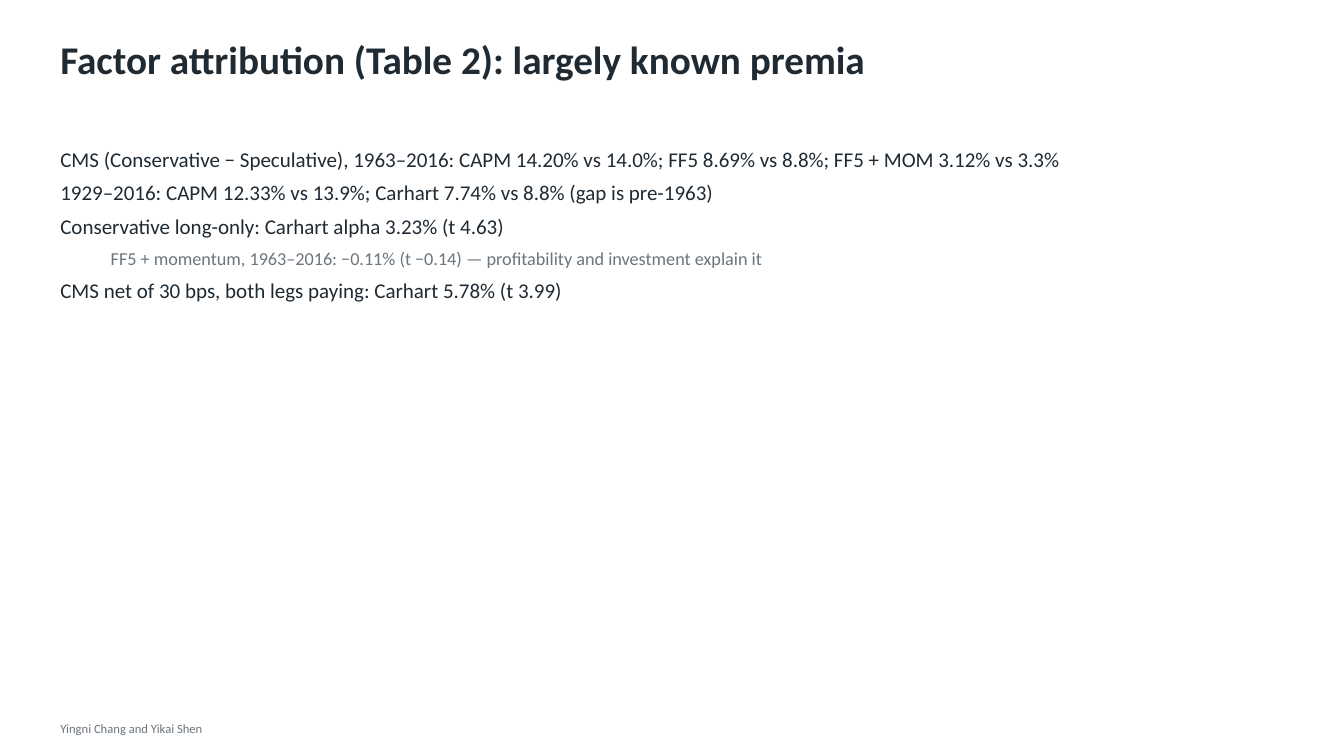
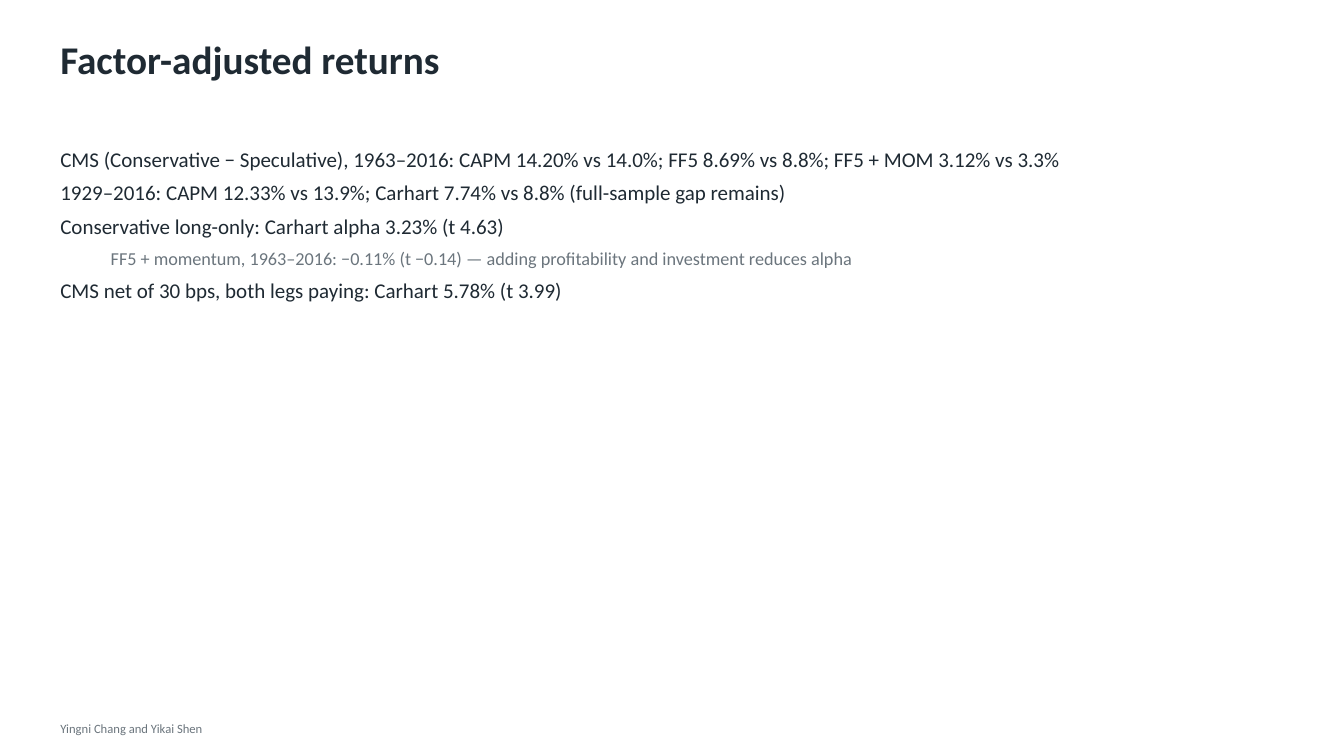
Before and after one commit to yingnichang/MTH9897, a slide deck: slide 7 of Final/presentation/conservative_formula.pptx. Drawn at 1344x756 pixels with LibreOffice and Linux fonts; fonts in the diff are those of the drawing. Boxes give left, top, right and bottom in pixels: in the first picture for what was removed or moved away, otherwise in the second. Text is boxed around its words. In the diff, an @@ line names an element or a change of style, - is before the commit and + after.

```diff
--- a/Final/presentation/conservative_formula.pptx
+++ b/Final/presentation/conservative_formula.pptx
@@ text at bbox=[60, 46, 439, 81]: text changed @@
-Factor attribution (Table 2): largely known premia
+Factor-adjusted returns
@@ text at bbox=[60, 185, 786, 204]: text changed @@
-1929–2016: CAPM 12.33% vs 13.9%; Carhart 7.74% vs 8.8% (gap is pre-1963)
+1929–2016: CAPM 12.33% vs 13.9%; Carhart 7.74% vs 8.8% (full-sample gap remains)
@@ text at bbox=[111, 252, 852, 268]: text changed @@
-  FF5 + momentum, 1963–2016: −0.11% (t −0.14) — profitability and investment explain it
+  FF5 + momentum, 1963–2016: −0.11% (t −0.14) — adding profitability and investment reduces alpha
```
Also in this commit, not shown: 17 other slides changed, 11 other files.
